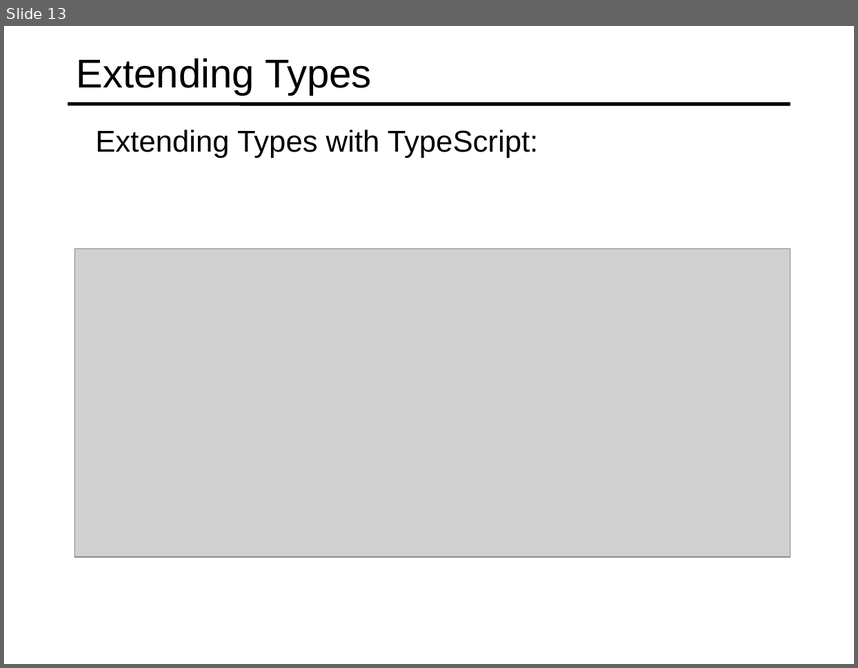
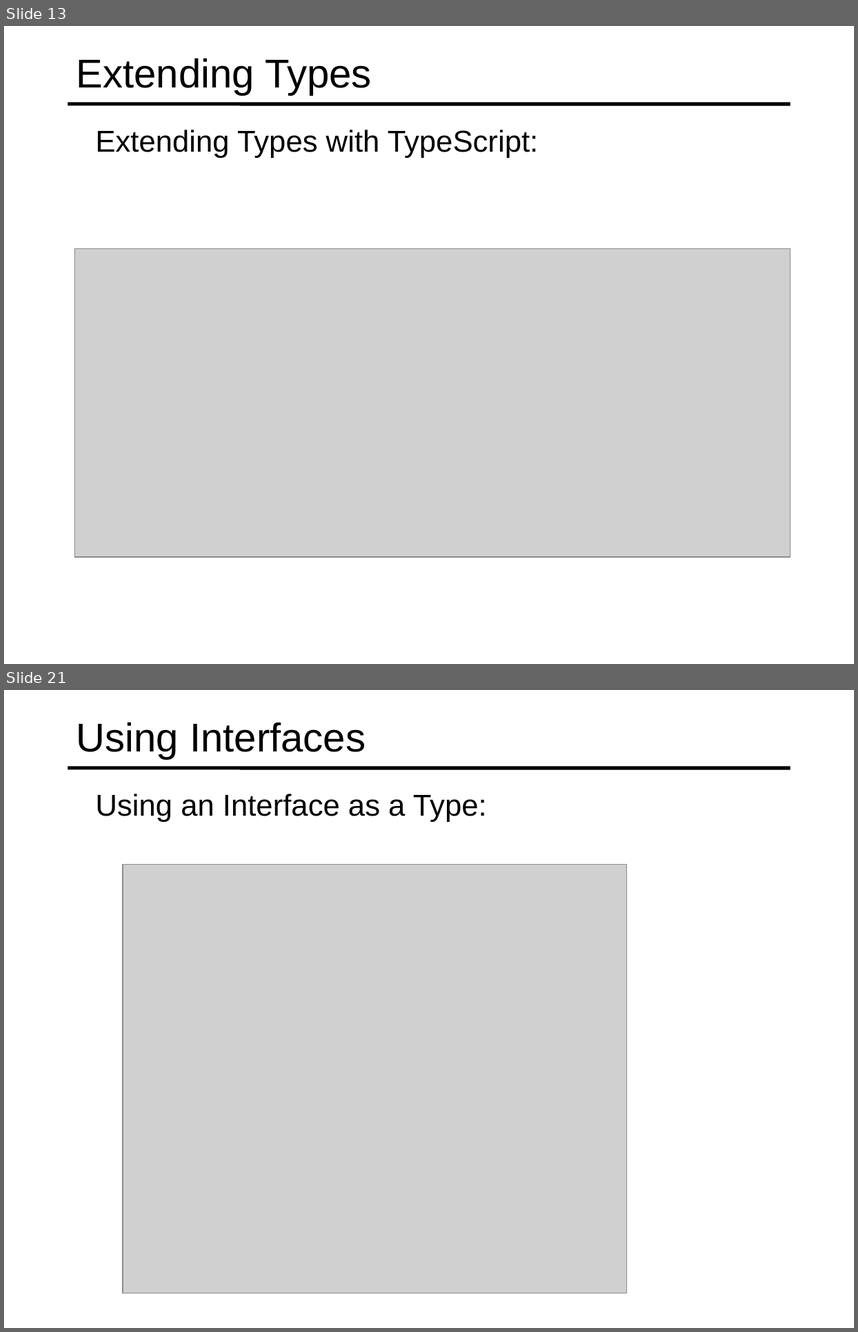
Before and after one commit to specter01wj/Jago_Link_Training, a slide deck: Angular/Angular7/TypeScript Fundamentals/3.Classes and Interfaces/L3_Classes and Interfaces.ppt. Shown one above the other, each under a label of ours: slide 13 before the commit, slides 13 and 21 after it; the slides between them are not shown. The pictures are 858x668 and 858x1332 pixels, drawn with LibreOffice and Linux fonts; fonts in the diff are those of the drawing; grey boxes stand for pictures. Boxes give left, top, right and bottom in pixels: in the first picture for what was removed or moved away, otherwise in the second. Text is boxed around its words. In the diff, an @@ line names an element or a change of style, - is before the commit and + after.

```diff
--- a/Angular/Angular7/TypeScript Fundamentals/3.Classes and Interfaces/L3_Classes and Interfaces.ppt
+++ b/Angular/Angular7/TypeScript Fundamentals/3.Classes and Interfaces/L3_Classes and Interfaces.ppt
@@ slide 21 added at (4,690,854,1328), background #FFFFFF; not listed: 1 template element that a slide beside it also shows @@
@@ title added at (76,722,366,759), 34 pt, text #000000 @@
+Using Interfaces
@@ text added at (96,793,487,822), 25.5 pt, text #000000 @@
+  Using an Interface as a Type:
@@ picture added at (123,865,627,1294) @@
```
Also in this commit, not shown: 1 slide changed, 9 other slides added, 16 slides removed.
